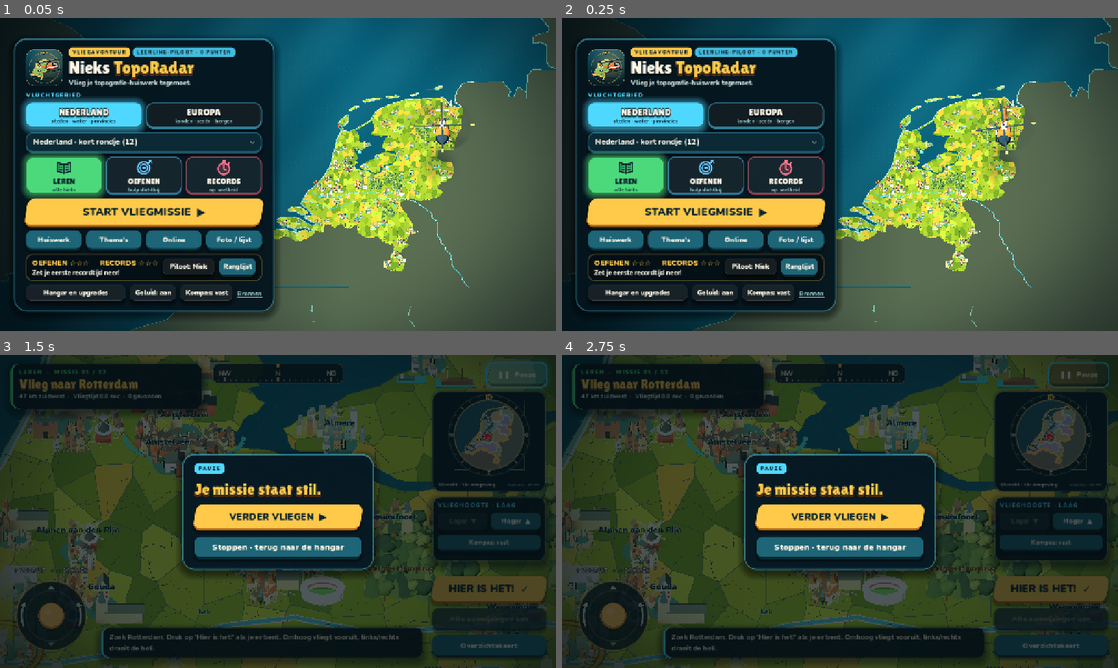
Above: before the commit, frames 1-4 (two rows, left to right).
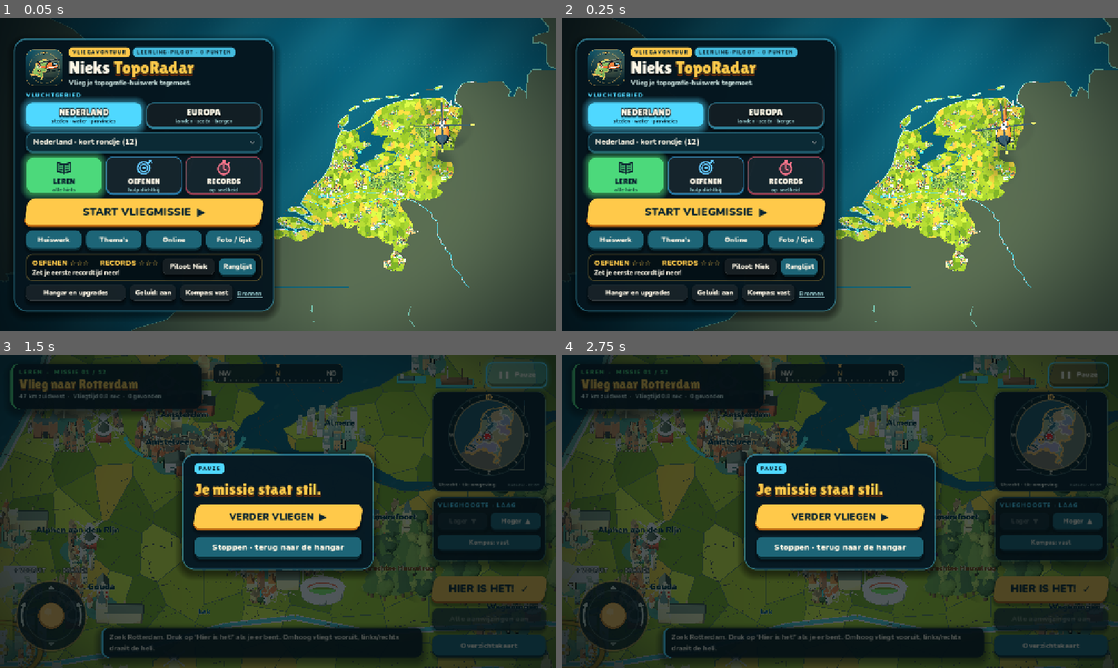
Above: after the commit, the same moments.

Repository: koenvincent/TopoRotor
Game: Godot game, scene res://main.tscn
The game is run twice, just before and just after one commit, with the same random seed, the same clock (stepped at 60 frames per second) and the same inputs.
Inputs:
- Up to frame 1 (0.05 s): no input
- Up to frame 2 (0.25 s): no input
- Up to frame 3 (1.5 s): click "START VLIEGMISSIE ▶" at 0.5 s; click "❚❚ Pauze" at 1.25 s
- Up to frame 4 (2.75 s): click "Hoger ▲" at 2 s

The runs differ from the first frame. In frame 1, 0.2% of the frame differs, in the area x 50-83%, y 28-80%; in frame 2, 0.2%; in frame 3, 0.7%, in the area x 0-100%, y 0-100%; in frame 4, 0.7%.

Commit message:
Blender pilot bodies and scenery kit, real windows on Tandem and Dakota
- Pilots stand on a smooth vinyl-toy body from Blender (man and woman),
  painted from the look's skin, outfit and trouser colours; head, hair,
  hats, glasses and outfit details still sit on top as before
- Map scenery uses Blender unit pieces: chamfered blocks for walls and big
  parts, bevelled gable roofs, faceted tree crowns and tiered pines; thin
  parts keep the plain box. Layout is unchanged (no extra random draws);
  rendered triangles in the menu view rose from 951k to 976k
- Tandem and Dakota get separate cabin window panes

Diff:
--- a/scripts/dutch_scenery.gd
+++ b/scripts/dutch_scenery.gd
@@ -18,12 +18,33 @@
 var landmark_data: Dictionary = {}
 var landmark_built: Dictionary = {}
 var kit: LandmarkKit
+# Blender pieces (tools/blender/models.py, "scenery"): chamfered blocks for
+# walls and big parts, bevelled gable roofs, faceted tree crowns and tiered
+# pines. Thin parts such as windows keep the plain box to stay light.
+var soft_block: Mesh = box
+var crown: Mesh = leaf
+var pine: Mesh = cone
+const SOFT_MIN = .3
+static var _kit: Dictionary = {}
+
+static func scenery_kit() -> Dictionary:
+	if _kit.is_empty() and ResourceLoader.exists("res://assets/models/scenery.glb"):
+		var scene: Node = (load("res://assets/models/scenery.glb") as PackedScene).instantiate()
+		for node in scene.find_children("*","MeshInstance3D",true,false):
+			_kit[node.name]=(node as MeshInstance3D).mesh
+		scene.free()
+	return _kit
 
 func _init(parent: Node3D) -> void:
 	world=parent
 	city_plans=JSON.parse_string(FileAccess.get_file_as_string("res://data/city_plans_nl.json")).cities
 	landmark_data=JSON.parse_string(FileAccess.get_file_as_string("res://data/landmarks_nl.json")).cities
 	kit=LandmarkKit.new(self)
+	var pieces: Dictionary=scenery_kit()
+	soft_block=pieces.get("Block",box)
+	roof=pieces.get("Roof",roof)
+	crown=pieces.get("Crown",leaf)
+	pine=pieces.get("Pine",cone)
 	rng.seed=1206
 	leaf.radial_segments=5
 	leaf.rings=2
@@ -61,7 +82,8 @@
 	surface(color).append_from(mesh,0,Transform3D(basis,origin))
 
 func block(pos: Vector3, dimensions: Vector3, color: String, angle: float=0) -> void:
-	piece(box,pos,dimensions,color,angle)
+	var soft=dimensions.x>SOFT_MIN and dimensions.y>SOFT_MIN and dimensions.z>SOFT_MIN
+	piece(soft_block if soft else box,pos,dimensions,color,angle)
 
 func beam(a: Vector3,b: Vector3,width: float,color: String) -> void:
 	if not surfaces.has(color):
@@ -109,12 +131,13 @@
 	piece(trunk,pos+Vector3(0,.65*scale_value,0),Vector3(scale_value,1.3*scale_value,scale_value),"67543c")
 	var foliage=["466634","58743a","344f32","718346"]
 	var shade=foliage[rng.randi_range(0,3)]
+	# Turned by position, not by the generator, so the map layout stays as it was.
+	var turn=fposmod(pos.x*12.9898+pos.z*78.233,TAU)
 	if rng.randf()<.35:
-		piece(cone,pos+Vector3(0,2*scale_value,0),Vector3(.9,2.8,.9)*scale_value,shade)
-		piece(cone,pos+Vector3(0,2.65*scale_value,0),Vector3(.65,1.8,.65)*scale_value,shade)
+		piece(pine,pos+Vector3(0,2.3*scale_value,0),Vector3(.95,3.3,.95)*scale_value,shade,turn)
 	else:
-		piece(leaf,pos+Vector3(0,1.9*scale_value,0),Vector3(2.1,1.8,1.9)*scale_value,shade,rng.randf()*TAU)
-		piece(leaf,pos+Vector3(.45,2.4,.12)*scale_value,Vector3(1.5,1.2,1.5)*scale_value,shade)
+		piece(crown,pos+Vector3(0,1.9*scale_value,0),Vector3(2.1,1.8,1.9)*scale_value,shade,rng.randf()*TAU)
+		piece(crown,pos+Vector3(.45,2.4,.12)*scale_value,Vector3(1.5,1.2,1.5)*scale_value,shade,turn)
 
 func forest(points: Array) -> void:
 	for point in points:
--- a/scripts/pilot_figure.gd
+++ b/scripts/pilot_figure.gd
@@ -212,21 +212,35 @@
 	body.scale=Vector3.ONE*BODY_SCALE
 	root.add_child(body)
 	root=body
-	# Legs and chunky sneakers with a pale sole.
-	for side in [-1,1]:
-		box(Vector3(side*.12,.5,0),Vector3(.2,.82,.23),pants)
-		box(Vector3(side*.125,.085,-.05),Vector3(.25,.15,.38),"2a2522")
-		box(Vector3(side*.125,.025,-.05),Vector3(.26,.05,.39),"f2f0ea")
-	# Torso: a woman's figure is narrower at the shoulders with a wider hip.
-	box(Vector3(0,1.25,0),Vector3(shoulder*2,.74,.34),cloth)
-	if woman:
-		box(Vector3(0,.95,0),Vector3(.56,.18,.33),cloth)
-	# Arms a little away from the body, with round mitten hands.
-	for side in [-1,1]:
-		box(Vector3(side*(shoulder+.09),1.24,0),Vector3(.16,.66,.18),cloth,Vector3(0,0,side*9))
-		ball(Vector3(side*(shoulder+.15),.87,0),Vector3(.19,.19,.19),skin)
+	# The smooth body comes from Blender (tools/blender/models.py); its parts
+	# carry slot names that take the look's skin, outfit and trouser colours.
+	var model="res://assets/models/pilot_%s.glb" % ("woman" if woman else "man")
+	if ResourceLoader.exists(model):
+		var shape: Node3D=(load(model) as PackedScene).instantiate()
+		shape.name="Shape"
+		body.add_child(shape)
+		var paint={"skin":skin,"cloth":cloth,"pants":pants,"shoe":"2a2522","sole":"f2f0ea"}
+		for node in shape.find_children("*","MeshInstance3D",true,false):
+			var part_mesh=node as MeshInstance3D
+			for surface in part_mesh.mesh.get_surface_count():
+				var source=part_mesh.mesh.surface_get_material(surface)
+				var slot: String=source.resource_name if source!=null else "cloth"
+				part_mesh.set_surface_override_material(surface,mat(paint.get(slot,cloth)))
+	else:
+		# Legs and chunky sneakers with a pale sole.
+		for side in [-1,1]:
+			box(Vector3(side*.12,.5,0),Vector3(.2,.82,.23),pants)
+			box(Vector3(side*.125,.085,-.05),Vector3(.25,.15,.38),"2a2522")
+			box(Vector3(side*.125,.025,-.05),Vector3(.26,.05,.39),"f2f0ea")
+		# Torso: a woman's figure is narrower at the shoulders with a wider hip.
+		box(Vector3(0,1.25,0),Vector3(shoulder*2,.74,.34),cloth)
+		if woman:
+			box(Vector3(0,.95,0),Vector3(.56,.18,.33),cloth)
+		for side in [-1,1]:
+			box(Vector3(side*(shoulder+.09),1.24,0),Vector3(.16,.66,.18),cloth,Vector3(0,0,side*9))
+			ball(Vector3(side*(shoulder+.15),.87,0),Vector3(.19,.19,.19),skin)
+		cylinder(Vector3(0,1.67,0),.09,.14,skin)
 	build_outfit(shoulder,cloth)
-	cylinder(Vector3(0,1.67,0),.09,.14,skin)
 	build_extra(shoulder)
 	root=figure_root
 	var head=Node3D.new()
Binary file changed: assets/models/dakota.glb
Binary file added: assets/models/pilot_man.glb
Not shown, added: assets/models/pilot_man.glb.import
Binary file added: assets/models/pilot_woman.glb
Not shown, added: assets/models/pilot_woman.glb.import
Binary file added: assets/models/scenery.glb
Not shown, added: assets/models/scenery.glb.import
Binary file changed: assets/models/tandem.glb
Binary file changed: docs/screenshots/preview-hangar-arcade.png
Binary file changed: docs/screenshots/preview-piloot-looks.png
